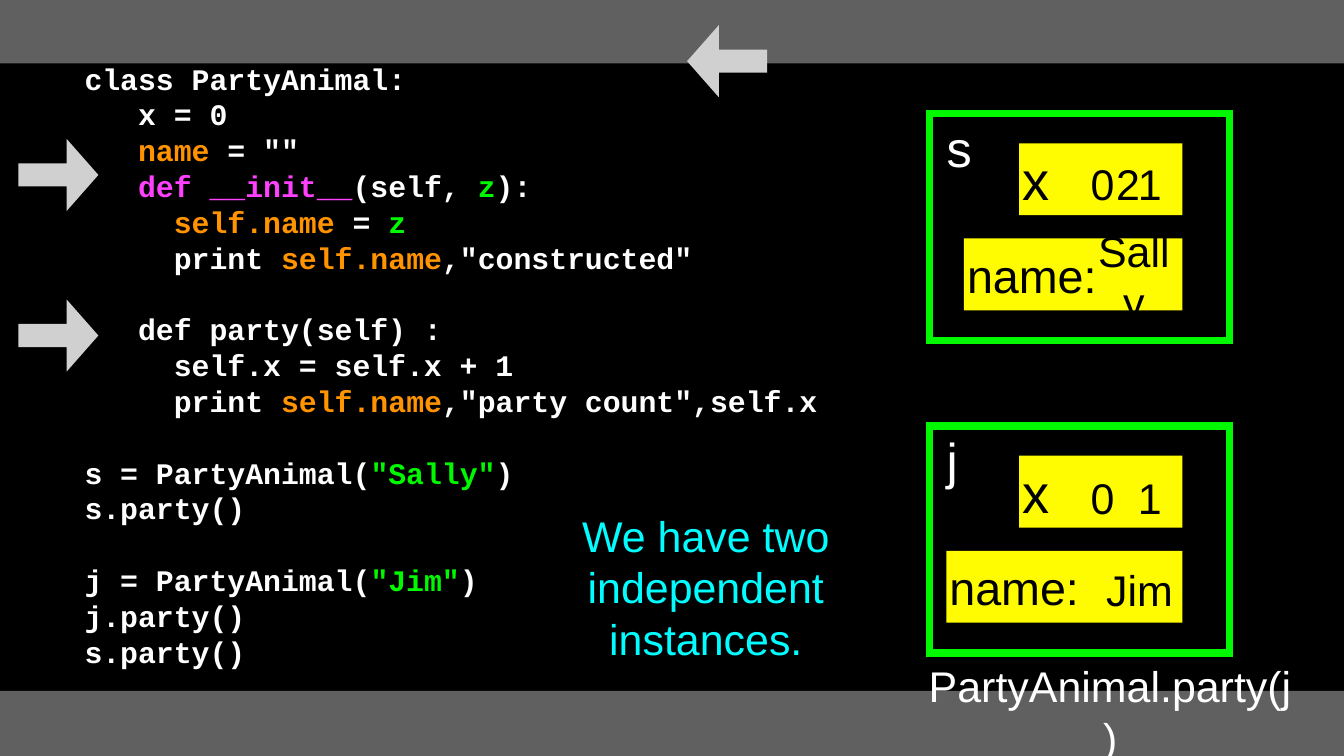
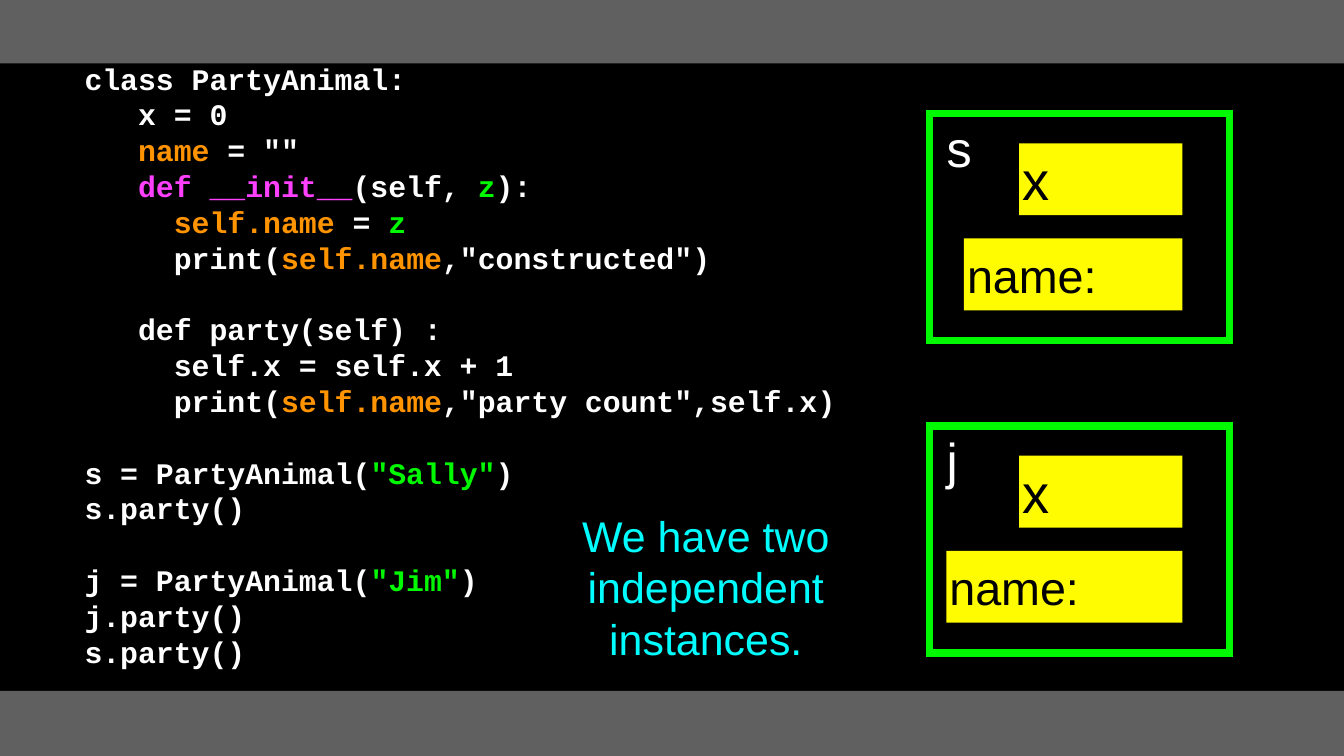
Before and after one commit to csev/py4e, a slide deck: slide 36 of lectures3/Pythonlearn-14-Objects.pptx. Drawn at 1344x756 pixels with LibreOffice and Linux fonts; fonts in the diff are those of the drawing; grey boxes stand for pictures. Boxes give left, top, right and bottom in pixels: in the first picture for what was removed or moved away, otherwise in the second. Text is boxed around its words. In the diff, an @@ line names an element or a change of style, - is before the commit and + after.

```diff
--- a/lectures3/Pythonlearn-14-Objects.pptx
+++ b/lectures3/Pythonlearn-14-Objects.pptx
@@ picture removed at (687,26,767,98) @@
@@ picture removed at (19,138,99,211) @@
@@ text removed at (1091,170,1115,201) @@
-0
@@ text removed at (1116,170,1140,200) @@
-2
@@ text removed at (1138,170,1162,200) @@
-1
@@ text at (174,247,710,276): text changed @@
-print self.name,"constructed"
+print(self.name,"constructed")
@@ text removed at (1085,250,1183,302) @@
-Sally
@@ picture removed at (19,300,99,372) @@
@@ text at (174,391,835,419): text changed @@
-print self.name,"party count",self.x
+print(self.name,"party count",self.x)
@@ text removed at (1091,484,1115,515) @@
-0
@@ text removed at (1138,484,1162,514) @@
-1
@@ text removed at (1106,575,1173,607) @@
-Jim
@@ text removed at (929,668,1291,711) @@
-PartyAnimal.party(j)
```
Also in this commit, not shown: 39 other slides changed, 1 slide added.
